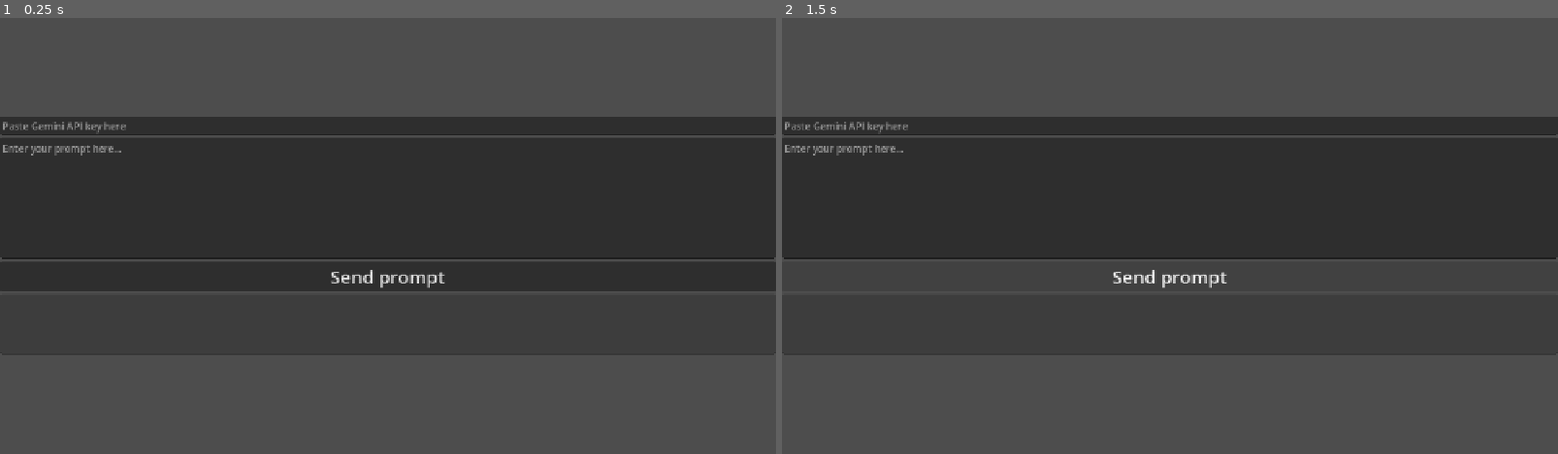
Above: before the commit, frames 1-2 (left to right).
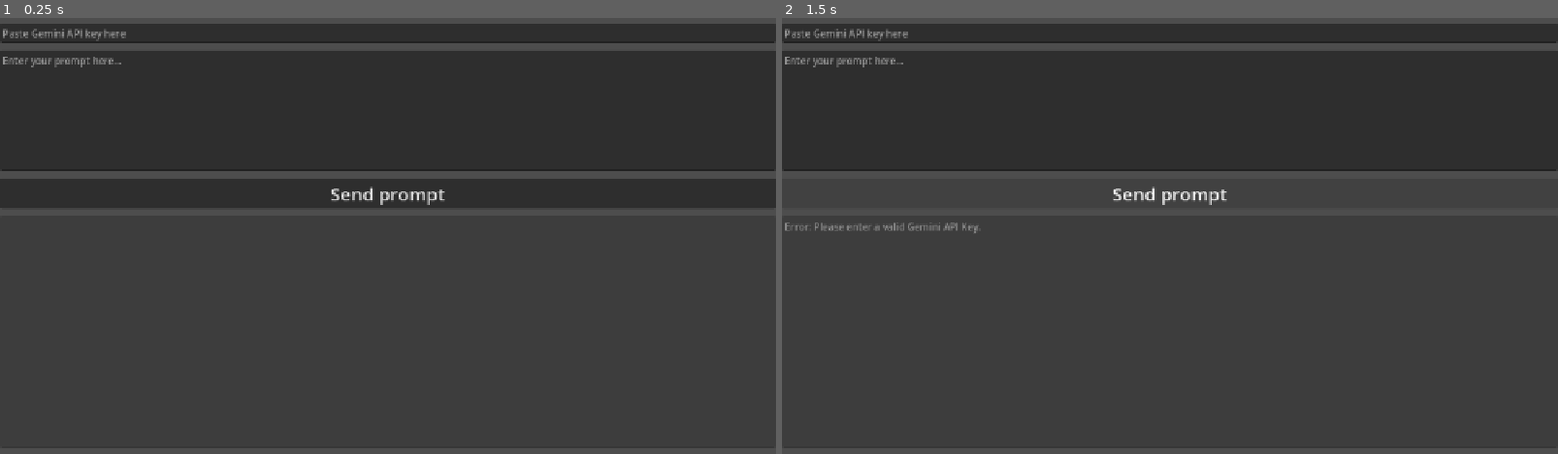
Above: after the commit, the same moments.

Repository: dmnlegendary/Using-Gemini-LLM-in-Godot
Game: Godot game, scene res://gemini_test.tscn
The game is run twice, just before and just after one commit, with the same random seed, the same clock (stepped at 60 frames per second) and the same inputs. The project has no main scene, so this scene is started directly.
Inputs:
- Up to frame 1 (0.25 s): no input
- Up to frame 2 (1.5 s): click "Send prompt" at 0.5 s; click "Send prompt" at 1.25 s

The runs differ from the first frame. In frame 1, 24% of the frame differs, in the area x 0-100%, y 1-62%; in frame 2, 25%.

Commit message:
Dangerous thing removed

Diff:
--- /dev/null
+++ b/gemini_test.gd
@@ -0,0 +1,117 @@
+extends Control
+
+# You can hardcode your key here for local tests or paste it into the UI LineEdit
+@export var api_key: String = ""
+@export var model_name: String = "gemini-3.8-flash"
+
+@onready var api_key_input: LineEdit = $MarginContainer/VBoxContainer/API_key_INPUT
+@onready var prompt_input: TextEdit = $MarginContainer/VBoxContainer/Prompt_INPUT
+@onready var send_button: Button = $MarginContainer/VBoxContainer/SendButton
+@onready var response_output: TextEdit = $MarginContainer/VBoxContainer/Response_OUTPUT
+@onready var http_request: HTTPRequest = $MarginContainer/VBoxContainer/HTTPRequest
+
+func _ready() -> void:
+	send_button.pressed.connect(_on_send_pressed)
+	http_request.request_completed.connect(_on_request_completed)
+
+	if api_key != "":
+		api_key_input.text = api_key
+'''
+# These two replacing functions work as testers for models available
+# Also let us know if the API we're using actually works
+func _on_send_pressed() -> void:
+	var active_key: String = api_key_input.text.strip_edges()
+	if active_key.is_empty():
+		response_output.text = "Error: Key required."
+		return
+
+	send_button.disabled = true
+	response_output.text = "Fetching supported models..."
+
+	# Query ListModels
+	var url: String = "https://generativelanguage.googleapis.com/v1/models"
+	var headers: PackedStringArray = [
+		"Content-Type: application/json",
+		"x-goog-api-key: " + active_key
+	]
+
+	http_request.request(url, headers, HTTPClient.METHOD_GET)
+
+func _on_request_completed(result: int, response_code: int, _headers: PackedStringArray, body: PackedByteArray) -> void:
+	send_button.disabled = false
+	var body_string: String = body.get_string_from_utf8()
+
+	var json: JSON = JSON.new()
+	if json.parse(body_string) == OK and json.data.has("models"):
+		var model_list: Array = []
+		for m in json.data["models"]:
+			var methods: Array = m.get("supportedGenerationMethods", [])
+			if "generateContent" in methods:
+				# Strips "models/" so you get the clean name
+				model_list.append(m.get("name", "").replace("models/", ""))
+
+		response_output.text = "Available generateContent models:\n" + "\n".join(model_list)
+	else:
+		response_output.text = "Error / Raw Response:\n" + body_string
+'''
+
+
+func _on_send_pressed() -> void:
+	var active_key: String = api_key_input.text.strip_edges()
+	var prompt_text: String = prompt_input.text.strip_edges()
+
+	if active_key.is_empty():
+		response_output.text = "Error: Please enter a valid Gemini API Key."
+		return
+
+	if prompt_text.is_empty():
+		response_output.text = "Error: Prompt cannot be empty."
+		return
+
+	# Disable input while waiting
+	send_button.disabled = true
+	response_output.text = "Thinking..."
+
+	var url: String = "https://generativelanguage.googleapis.com/v1/models/%s:generateContent?key=%s" % [model_name, active_key]
+	var headers: PackedStringArray = ["Content-Type: application/json"]
+
+	var payload: Dictionary = {
+		"contents": [
+			{
+				"parts": [
+					{"text": prompt_text}
+				]
+			}
+		]
+	}
+
+	var json_body: String = JSON.stringify(payload)
+	var error: Error = http_request.request(url, headers, HTTPClient.METHOD_POST, json_body)
+
+	if error != OK:
+		response_output.text = "HTTPRequest failed to dispatch: Error code %d" % error
+		send_button.disabled = false
+
+func _on_request_completed(result: int, response_code: int, _headers: PackedStringArray, body: PackedByteArray) -> void:
+	send_button.disabled = false
+	var body_string: String = body.get_string_from_utf8()
+
+	if response_code != 200:
+		response_output.text = "HTTP Error %d:\n%s" % [response_code, body_string]
+		return
+
+	var json: JSON = JSON.new()
+	var parse_err: Error = json.parse(body_string)
+	if parse_err != OK:
+		response_output.text = "Failed to parse API response as JSON."
+		return
+
+	var data: Dictionary = json.data
+	if data.has("candidates") and data["candidates"].size() > 0:
+		var candidate: Dictionary = data["candidates"][0]
+		if candidate.has("content") and candidate["content"].has("parts"):
+			var generated_text: String = candidate["content"]["parts"][0].get("text", "")
+			response_output.text = generated_text
+			return
+
+	response_output.text = "No text content found in response:\n" + body_string
--- a/gemini_test.tscn
+++ b/gemini_test.tscn
@@ -1,4 +1,6 @@
 [gd_scene format=3 uid="uid://blufpod17xqyg"]
+
+[ext_resource type="Script" uid="uid://bo7cdjx13odtn" path="res://gemini_test.gd" id="1_tk4gc"]
 
 [node name="GeminiTest" type="Control" unique_id=1900765140]
 layout_mode = 3
@@ -7,36 +9,44 @@
 anchor_bottom = 1.0
 grow_horizontal = 2
 grow_vertical = 2
+script = ExtResource("1_tk4gc")
 
-[node name="VBoxContainer" type="VBoxContainer" parent="." unique_id=881749657]
+[node name="MarginContainer" type="MarginContainer" parent="." unique_id=1679991319]
 layout_mode = 1
 anchors_preset = 15
 anchor_right = 1.0
 anchor_bottom = 1.0
 grow_horizontal = 2
 grow_vertical = 2
+theme_override_constants/margin_top = 10
+theme_override_constants/margin_bottom = 10
+
+[node name="VBoxContainer" type="VBoxContainer" parent="MarginContainer" unique_id=881749657]
+layout_mode = 2
+theme_override_constants/separation = 12
 alignment = 1
 
-[node name="API_key_INPUT" type="LineEdit" parent="VBoxContainer" unique_id=1592585190]
+[node name="API_key_INPUT" type="LineEdit" parent="MarginContainer/VBoxContainer" unique_id=1592585190]
 layout_mode = 2
 placeholder_text = "Paste Gemini API key here"
 secret = true
 
-[node name="Prompt_INPUT" type="TextEdit" parent="VBoxContainer" unique_id=1274120621]
+[node name="Prompt_INPUT" type="TextEdit" parent="MarginContainer/VBoxContainer" unique_id=1274120621]
 custom_minimum_size = Vector2(100, 200)
 layout_mode = 2
 theme_override_font_sizes/font_size = 16
 placeholder_text = "Enter your prompt here..."
 
-[node name="SendButton" type="Button" parent="VBoxContainer" unique_id=535593893]
+[node name="SendButton" type="Button" parent="MarginContainer/VBoxContainer" unique_id=535593893]
 layout_mode = 2
 theme_override_font_sizes/font_size = 30
 text = "Send prompt"
 
-[node name="Response_OUTPUT" type="TextEdit" parent="VBoxContainer" unique_id=803771719]
+[node name="Response_OUTPUT" type="TextEdit" parent="MarginContainer/VBoxContainer" unique_id=803771719]
 custom_minimum_size = Vector2(0, 100)
 layout_mode = 2
+size_flags_vertical = 3
 editable = false
 wrap_mode = 1
 
-[node name="HTTPRequest" type="HTTPRequest" parent="VBoxContainer" unique_id=59469025]
+[node name="HTTPRequest" type="HTTPRequest" parent="MarginContainer/VBoxContainer" unique_id=59469025]
Not shown, added: gemini_test.gd.uid
